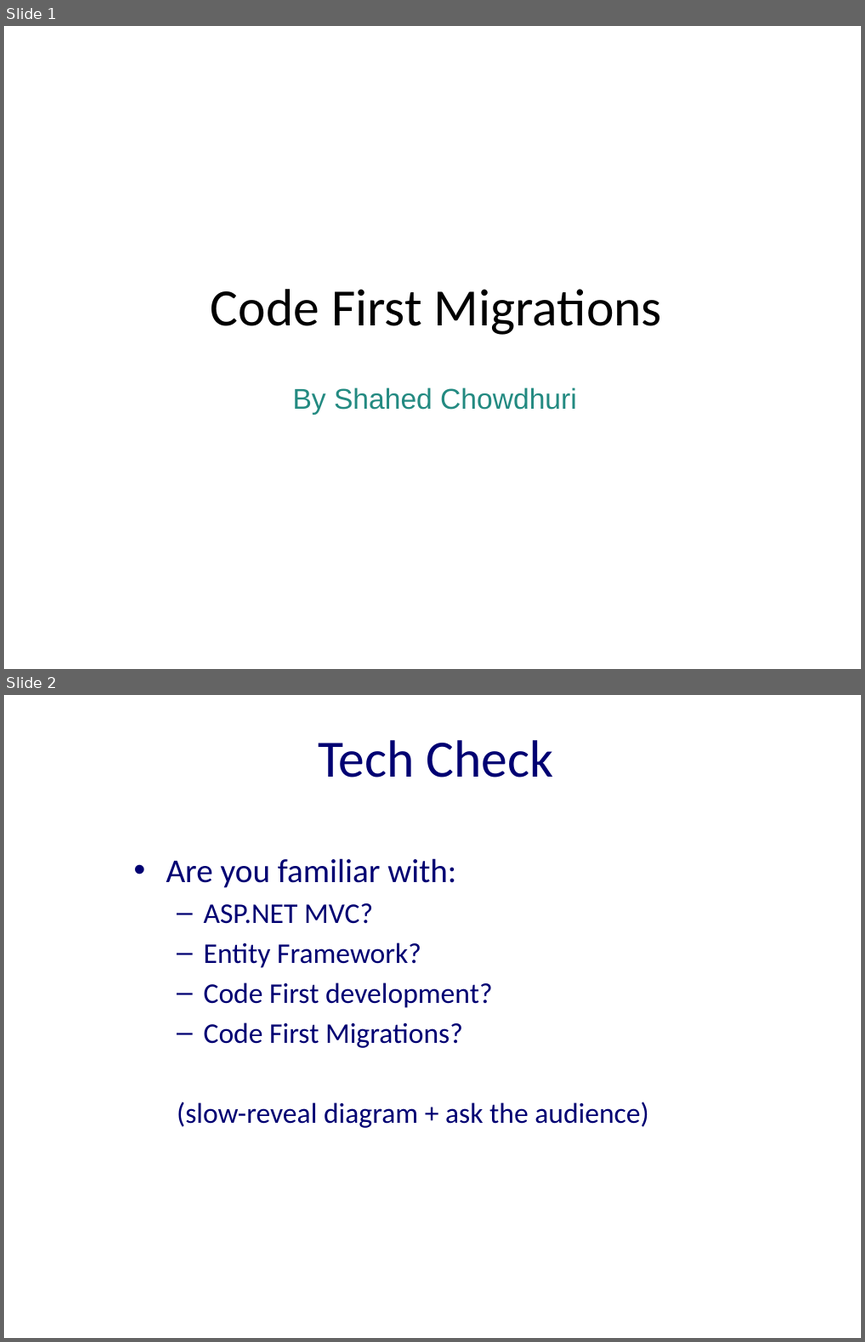
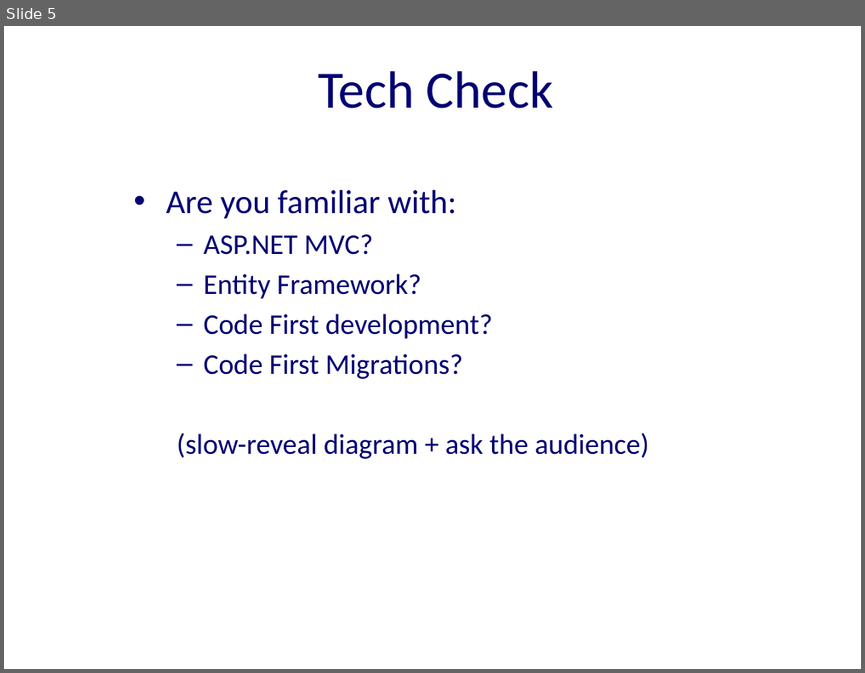
Before and after one commit to excellalabs/ExcellaLean, a slide deck: _presentations/CodeFirstMigrations.pptx. Shown one above the other, each under a label of ours: slides 1 and 2 before the commit, slide 5 after it. The pictures are 865x1342 and 865x673 pixels, drawn with LibreOffice and Linux fonts; fonts in the diff are those of the drawing; background and template pictures are left out. Boxes give left, top, right and bottom in pixels: in the first picture for what was removed or moved away, otherwise in the second. Text is boxed around its words. In the diff, an @@ line names an element or a change of style, - is before the commit and + after.

```diff
--- a/_presentations/CodeFirstMigrations.pptx
+++ b/_presentations/CodeFirstMigrations.pptx
@@ slide 1 removed at [4, 26, 861, 669], background picture (left out) @@
@@ text removed at [211, 289, 662, 335] @@
-Code First Migrations
@@ text removed at [293, 387, 577, 414] @@
-By Shahed Chowdhuri
@@ what was slide 2 is now slide 5 @@
```
Also in this commit, not shown: 1 slide changed, 9 slides added.
